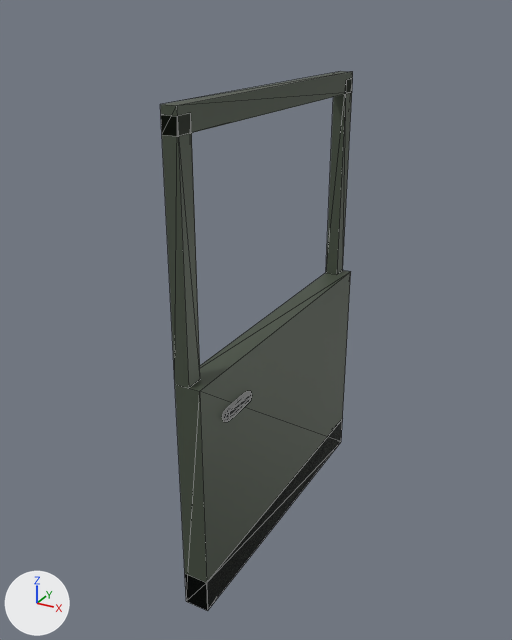
The glTF model game/assets/models/vehicle/mule_door_rr.glb: old version first, new version second.
Camera for both pictures: a 50 mm lens placed at (0.814, -2.147, 1.997), pointed at (-0.089, -0.506, 1.176). The lights are fixed; the arrows at lower left show +X, +Y and +Z. The older version comes first. Mesh edges are drawn as thin lines. Vertices at exactly the same position are counted once.

The first picture shows 'mule_door_r'.
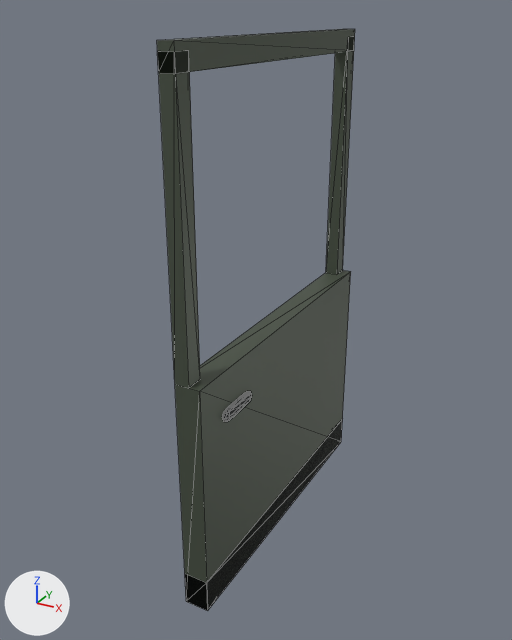
The change, as a list of edits to the scene's bpy script:
```text
Change me_mule_door_r:
    used by ob_mule_door_r; location = (0.0, 0.0, 0.0)
    before: 9 (-0.03, 0.0, 1.8) at pixel (352, 78), 10 (-0.07, 0.0, 1.8), 12 (-0.07, -0.05, 1.8), 13 (-0.03, -0.05, 1.8) at pixel (346, 80)
    before: 17 (-0.03, -0.89, 1.8) at pixel (190, 113), 18 (-0.07, -0.89, 1.8), 19 (-0.07, -0.94, 1.8) at pixel (160, 114), 20 (-0.03, -0.94, 1.8) at pixel (177, 116)
    remove me_mule_door_r.from_pydata(...)  # 190 vertices, 338 faces; spans x -0.14..0.016, y -0.94..0.0, z 0.5..1.82
    add me_mule_door_r.from_pydata(...)  # 190 vertices, 338 faces; spans x -0.14..0.016, y -0.94..0.0, z 0.5..1.94
    me_mule_door_r part 1: the loose piece of 8 vertices spanning x -0.07..-0.03, y -0.94..0.0, z 1.76..1.82 is moved by (0.0, 0.0, 0.12)
    me_mule_door_r part 2
    add for i in [9, 10, 12, 13]: me_mule_door_r.vertices[i].co += Vector((0.0, 0.0, 0.12))
    me_mule_door_r part 3
    add for i in [*range(17, 21)]: me_mule_door_r.vertices[i].co += Vector((0.0, 0.0, 0.12))
```

Pixel boxes [x1, y1, x2, y2] of what changed, in the pictures (512 x 640 px; the box of a moved part takes in the faces that stretch with it):
'mule_door_r', reshaped (8% taller)
    before: [160, 71, 353, 611]
    after: [157, 29, 355, 611]
part 1 of me_mule_door_r, moved or reshaped
    before: [160, 71, 353, 136]
    after: [157, 29, 355, 74]
part 2 of me_mule_door_r, moved or reshaped
    before: [326, 79, 353, 274]
    after: [326, 37, 355, 274]
part 3 of me_mule_door_r, moved or reshaped
    before: [161, 113, 200, 388]
    after: [157, 51, 200, 388]
